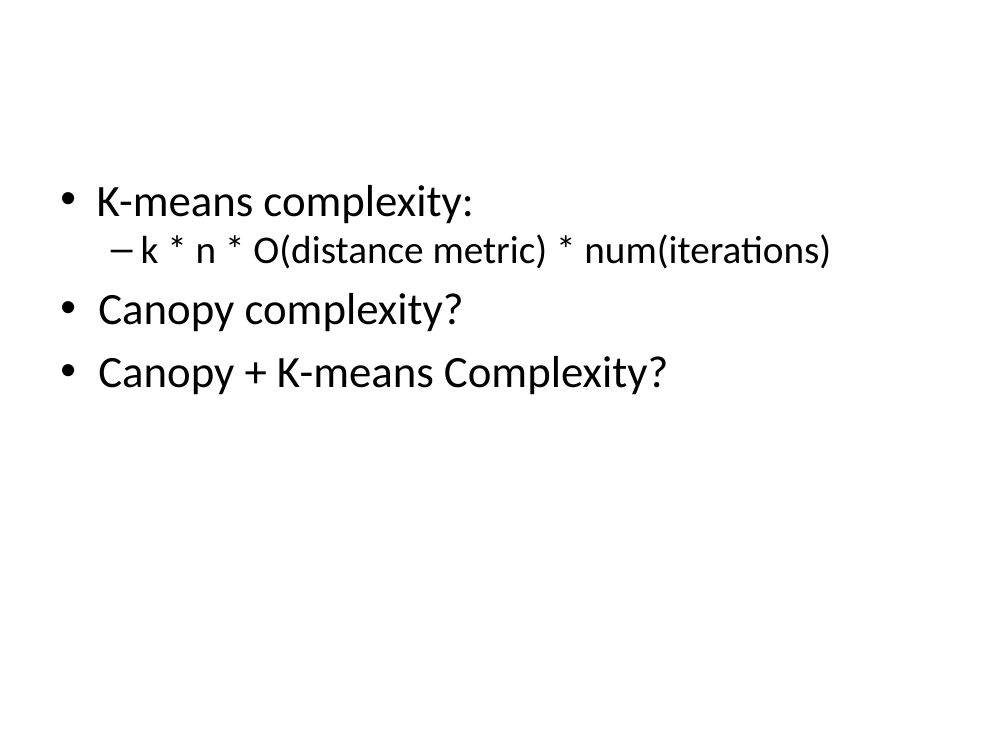
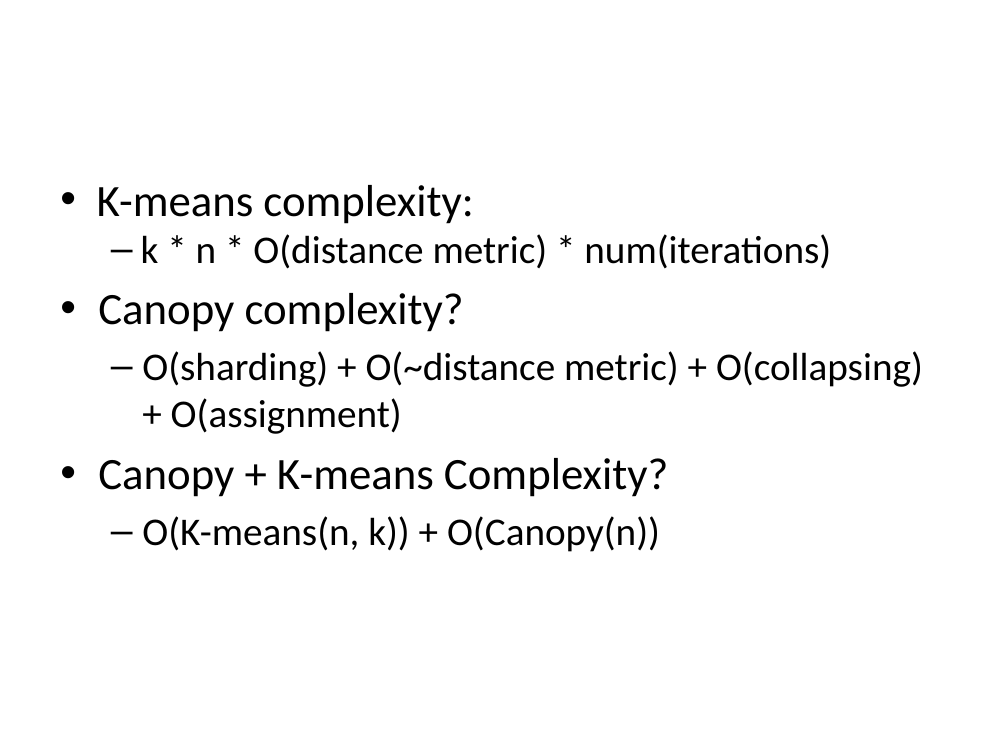
Before and after one commit to allenday/mapr-text-analysis, a slide deck: slide 45 of doc/section3.pptx. Drawn at 1008x756 pixels with LibreOffice and Linux fonts; fonts in the diff are those of the drawing. Boxes give left, top, right and bottom in pixels: in the first picture for what was removed or moved away, otherwise in the second. Text is boxed around its words. In the diff, an @@ line names an element or a change of style, - is before the commit and + after.

```diff
--- a/doc/section3.pptx
+++ b/doc/section3.pptx
@@ text at [142, 351, 923, 434]: paragraph added @@
+  – O(sharding) + O(~distance metric) + O(collapsing) + O(assignment)
@@ text at [142, 516, 660, 552]: paragraph added @@
+  – O(K-means(n, k)) + O(Canopy(n))
```
Also in this commit, not shown: 1 other slide changed, 7 other files.
